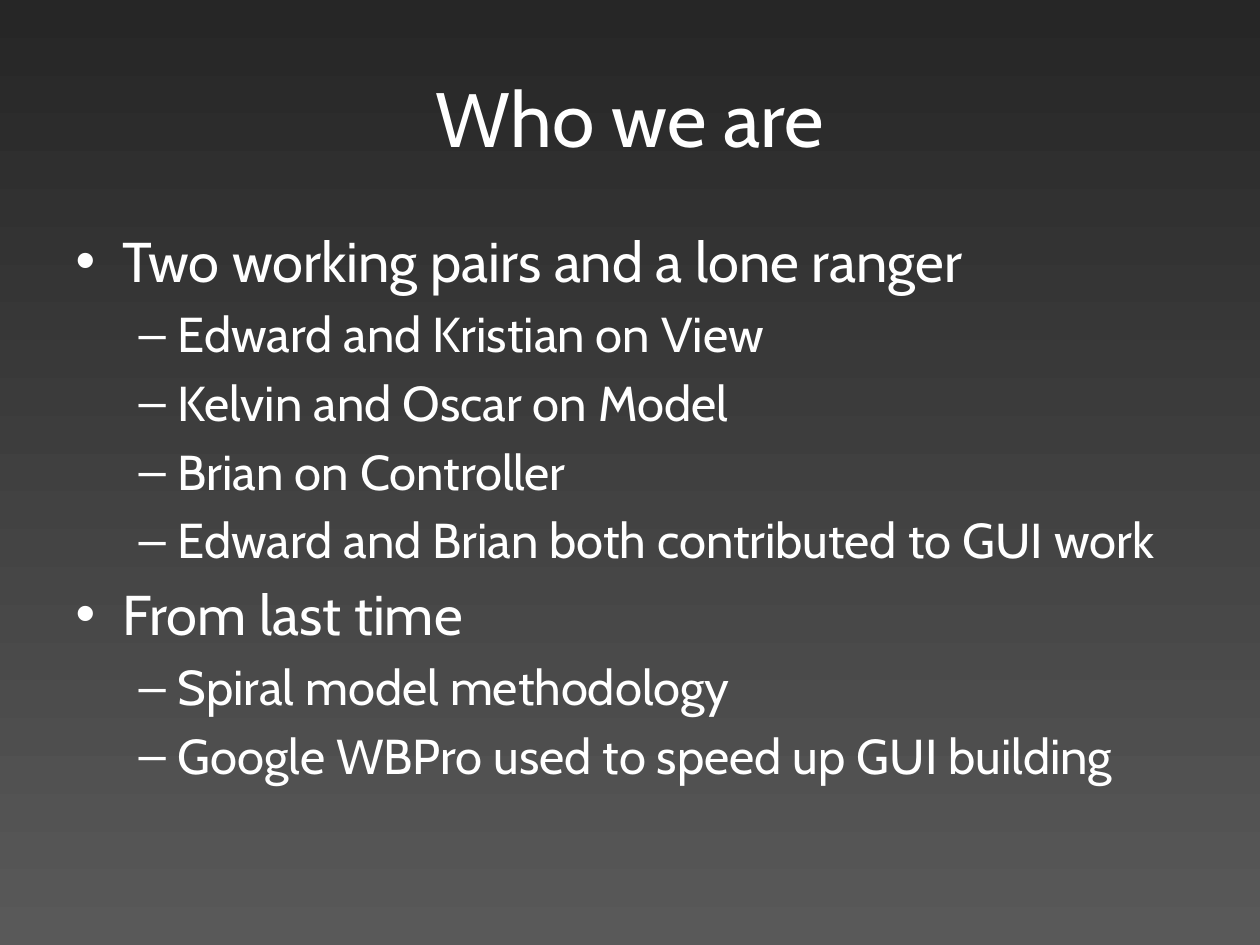
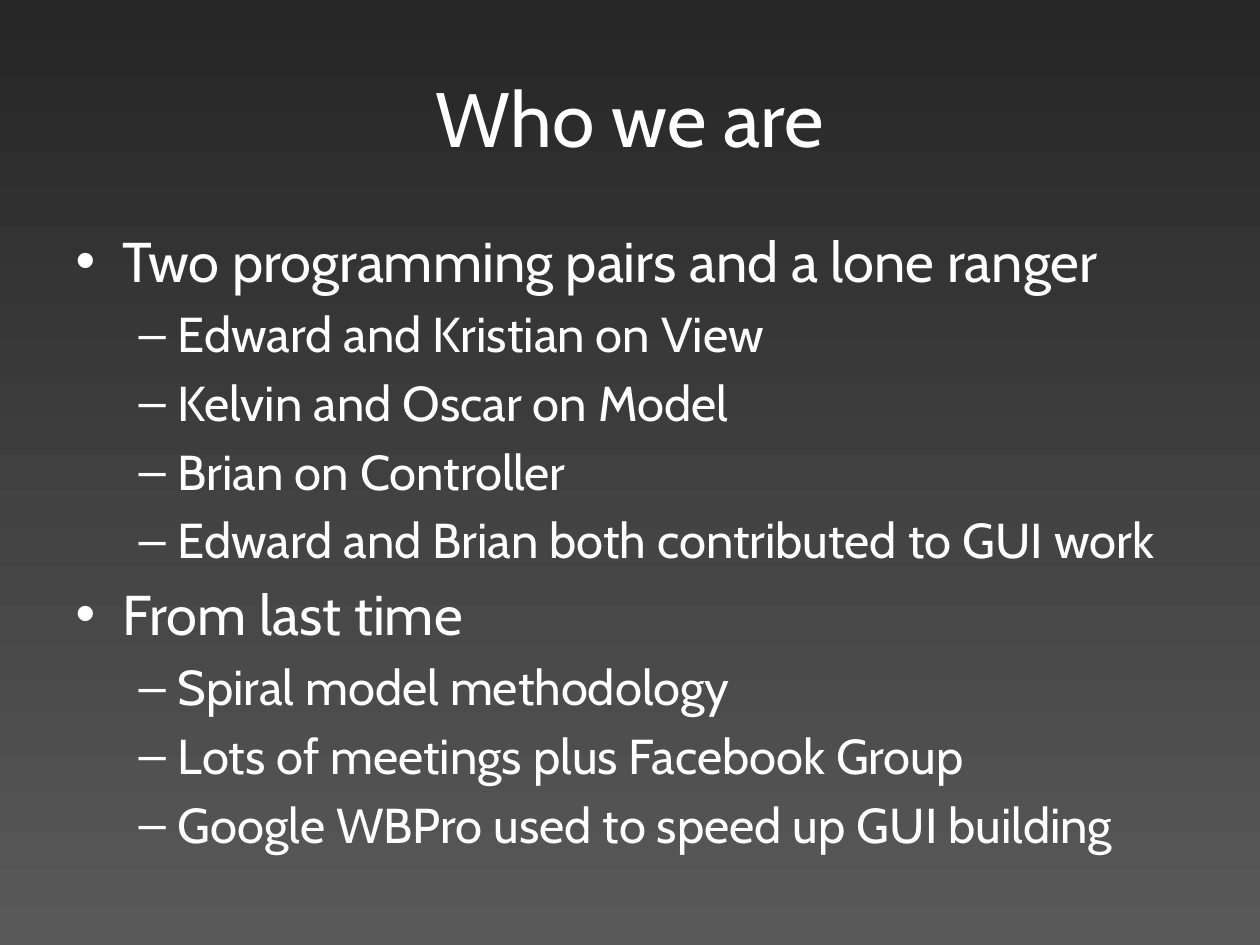
Before and after one commit to edderick/RunwayRedeclaration, a slide deck: slide 2 of doc/Final Presentation/Slides.pptx. Drawn at 1260x945 pixels with LibreOffice and Linux fonts; fonts in the diff are those of the drawing. Boxes give left, top, right and bottom in pixels: in the first picture for what was removed or moved away, otherwise in the second. Text is boxed around its words. In the diff, an @@ line names an element or a change of style, - is before the commit and + after.

```diff
--- a/doc/Final Presentation/Slides.pptx
+++ b/doc/Final Presentation/Slides.pptx
@@ text at (123,240,1097,295): text changed @@
-• Two working pairs and a lone ranger
+• Two programming pairs and a lone ranger
@@ text at (178,737,964,785): paragraph added @@
+  – Lots of meetings plus Facebook Group
```
Also in this commit, not shown: 1 other slide changed, 1 slide added.
